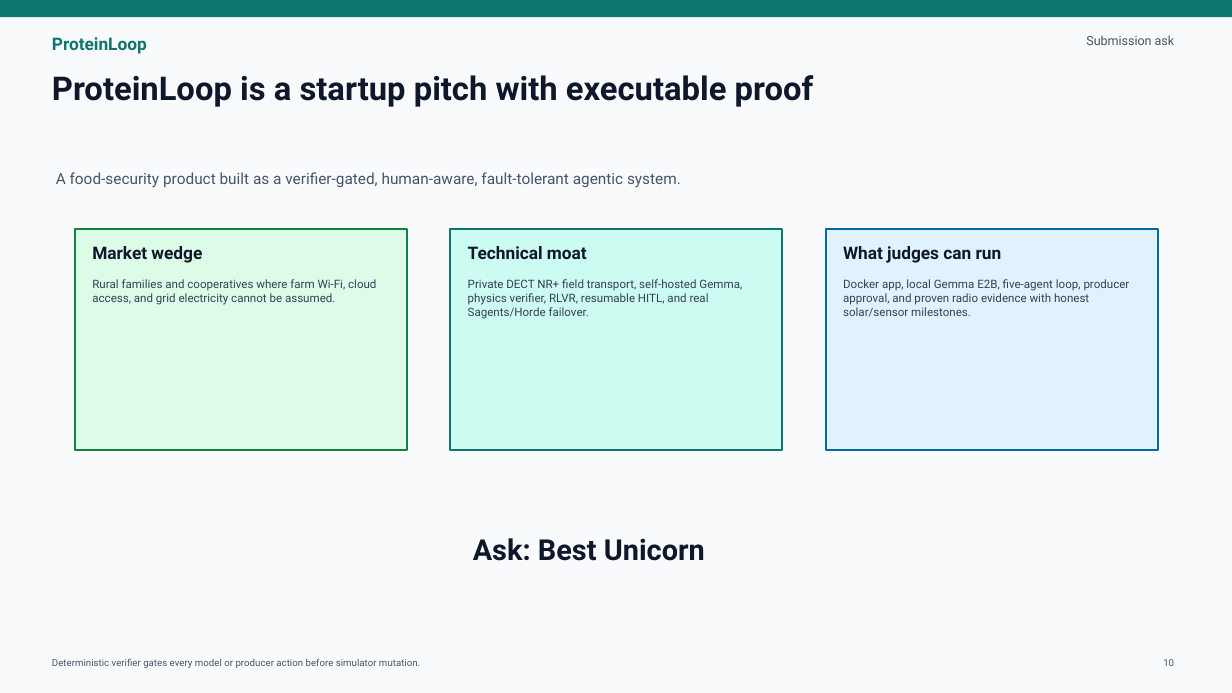
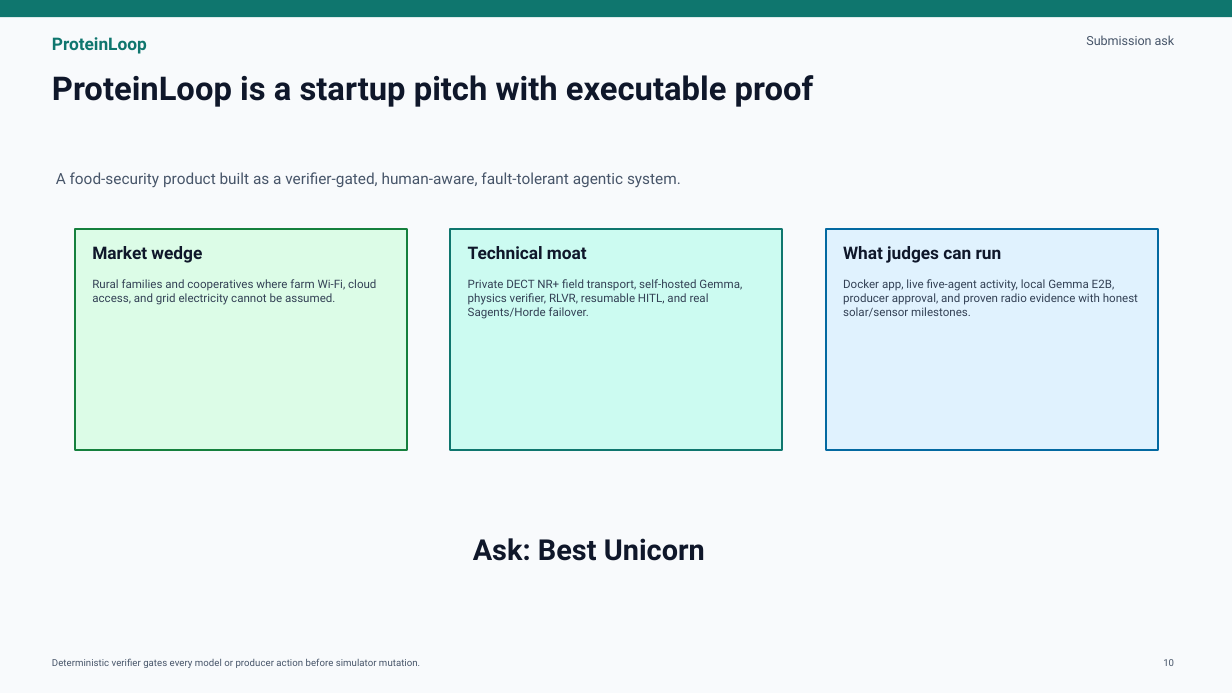
Before and after one commit to Anarpego/ProteinLoop, a slide deck: slide 10 of submission/proteinloop-hackathon-deck.pptx. Drawn at 1232x693 pixels with LibreOffice and Linux fonts; fonts in the diff are those of the drawing. Boxes give left, top, right and bottom in pixels: in the first picture for what was removed or moved away, otherwise in the second. Text is boxed around its words. In the diff, an @@ line names an element or a change of style, - is before the commit and + after.

Commit message:
feat: show live agent activity

```diff
--- a/submission/proteinloop-hackathon-deck.pptx
+++ b/submission/proteinloop-hackathon-deck.pptx
@@ text at [843, 279, 1138, 317]: text changed @@
-Docker app, local Gemma E2B, five-agent loop, producer approval, and proven radio evidence with honest solar/sensor milestones.
+Docker app, live five-agent activity, local Gemma E2B, producer approval, and proven radio evidence with honest solar/sensor milestones.
```
Also in this commit, not shown: 3 other slides changed, 23 other files.
